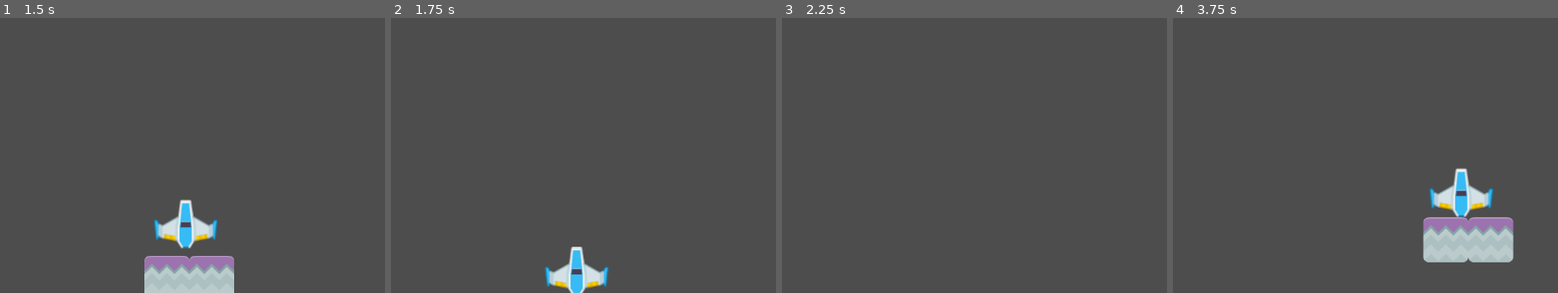
Above: before the commit, frames 1-4 (left to right).
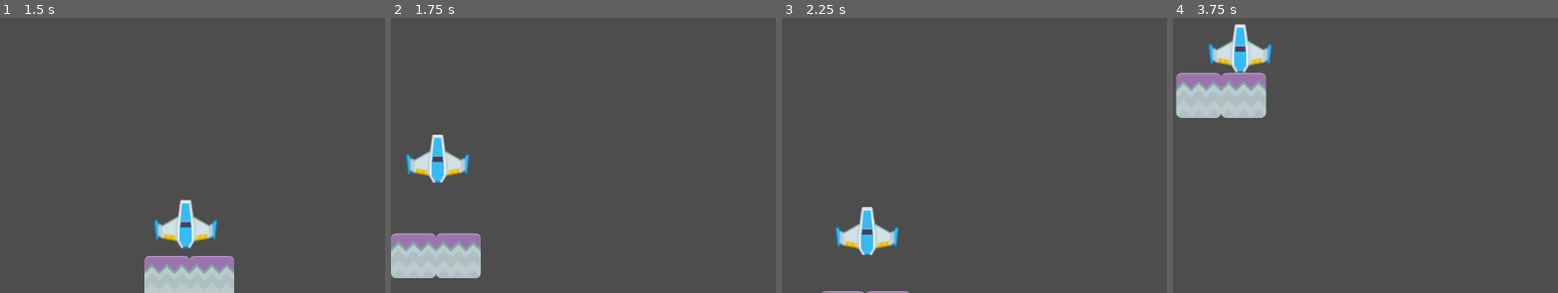
Above: after the commit, the same moments.

Repository: aidahputri/tutorial-2-gamedev
Game: Godot game, scene res://scenes/MainLevel.tscn
Same seed, same stepped clock (60 frames per second), same inputs: the game is played once before the commit and once after it.
Inputs:
- Up to frame 1 (1.5 s): hold Right (move_right) 0.53-1.28 s; hold Down (move_down) from 1.28 s (still down)
- Up to frame 2 (1.75 s): keep holding Down (move_down)
- Up to frame 3 (2.25 s): release Down (move_down) at 2.03 s; hold Right (move_right) from 2.03 s (still down)
- Up to frame 4 (3.75 s): release Right (move_right) at 2.78 s; hold Up (move_up) 2.78-3.53 s; hold Left (move_left) from 3.53 s (still down)

Frame 1 is identical in both runs. In frame 2, 6.7% of the frame differs, in the area x 0-57%, y 42-100%; in frame 3, 1.6%; in frame 4, 11%, in the area x 0-89%, y 2-89%.

Commit message:
feat: add death area

Diff:
--- /dev/null
+++ b/scenes/DeathArea.gd
@@ -0,0 +1,9 @@
+extends Area2D
+
+func _on_DeathArea_body_entered(body: RigidBody2D):
+	if body.name in ["BlueShip", "GreenShip"]:
+		print("Reset level...")
+		call_deferred("reset_level")
+
+func reset_level():
+	get_tree().reload_current_scene()
--- a/scenes/MainLevel.tscn
+++ b/scenes/MainLevel.tscn
@@ -1,12 +1,16 @@
-[gd_scene load_steps=6 format=3 uid="uid://cdoksexcakmop"]
+[gd_scene load_steps=8 format=3 uid="uid://cdoksexcakmop"]
 
 [ext_resource type="PackedScene" uid="uid://y5a4e3ajuy2r" path="res://scenes/StonePlatform.tscn" id="1"]
 [ext_resource type="PackedScene" uid="uid://datfp8kxjrjg" path="res://scenes/BlueShip.tscn" id="2"]
 [ext_resource type="Script" path="res://scenes/PlatformBlue.gd" id="3"]
 [ext_resource type="Script" path="res://scenes/ObjectiveArea.gd" id="4"]
+[ext_resource type="Script" path="res://scenes/DeathArea.gd" id="5_56hve"]
 
 [sub_resource type="RectangleShape2D" id="1"]
 size = Vector2(138.75, 79)
+
+[sub_resource type="RectangleShape2D" id="RectangleShape2D_fre4v"]
+size = Vector2(1152, 29)
 
 [node name="MainLevel" type="Node"]
 
@@ -31,4 +35,12 @@
 position = Vector2(70.625, 40)
 shape = SubResource("1")
 
+[node name="DeathArea" type="Area2D" parent="."]
+script = ExtResource("5_56hve")
+
+[node name="CollisionShape2D" type="CollisionShape2D" parent="DeathArea"]
+position = Vector2(576, 633.5)
+shape = SubResource("RectangleShape2D_fre4v")
+
 [connection signal="body_entered" from="ObjectiveArea" to="ObjectiveArea" method="_on_ObjectiveArea_body_entered"]
+[connection signal="body_entered" from="DeathArea" to="DeathArea" method="_on_DeathArea_body_entered"]
--- a/scenes/MainLevel2.tscn
+++ b/scenes/MainLevel2.tscn
@@ -1,12 +1,16 @@
-[gd_scene load_steps=6 format=3 uid="uid://cwkonxbdh6afu"]
+[gd_scene load_steps=8 format=3 uid="uid://cwkonxbdh6afu"]
 
 [ext_resource type="PackedScene" uid="uid://dt21o5yireisx" path="res://scenes/GreenShip.tscn" id="1_8isow"]
 [ext_resource type="Script" path="res://scenes/PlatformWhite.gd" id="2_2qhx3"]
 [ext_resource type="PackedScene" uid="uid://btgbauu88avyt" path="res://scenes/SnowPlatform.tscn" id="2_oo1p4"]
 [ext_resource type="Script" path="res://scenes/ObjectiveArea.gd" id="3_11dr5"]
+[ext_resource type="Script" path="res://scenes/DeathArea.gd" id="5_tj4wt"]
 
 [sub_resource type="RectangleShape2D" id="RectangleShape2D_w14b7"]
 size = Vector2(169.375, 93.5)
+
+[sub_resource type="RectangleShape2D" id="RectangleShape2D_agnnt"]
+size = Vector2(1152, 29)
 
 [node name="MainLevel2" type="Node"]
 
@@ -31,4 +35,12 @@
 position = Vector2(1065.69, 47.25)
 shape = SubResource("RectangleShape2D_w14b7")
 
+[node name="DeathArea" type="Area2D" parent="."]
+script = ExtResource("5_tj4wt")
+
+[node name="CollisionShape2D" type="CollisionShape2D" parent="DeathArea"]
+position = Vector2(576, 633.5)
+shape = SubResource("RectangleShape2D_agnnt")
+
 [connection signal="body_entered" from="ObjectiveArea" to="ObjectiveArea" method="_on_ObjectiveArea_body_entered"]
+[connection signal="body_entered" from="DeathArea" to="DeathArea" method="_on_DeathArea_body_entered"]
